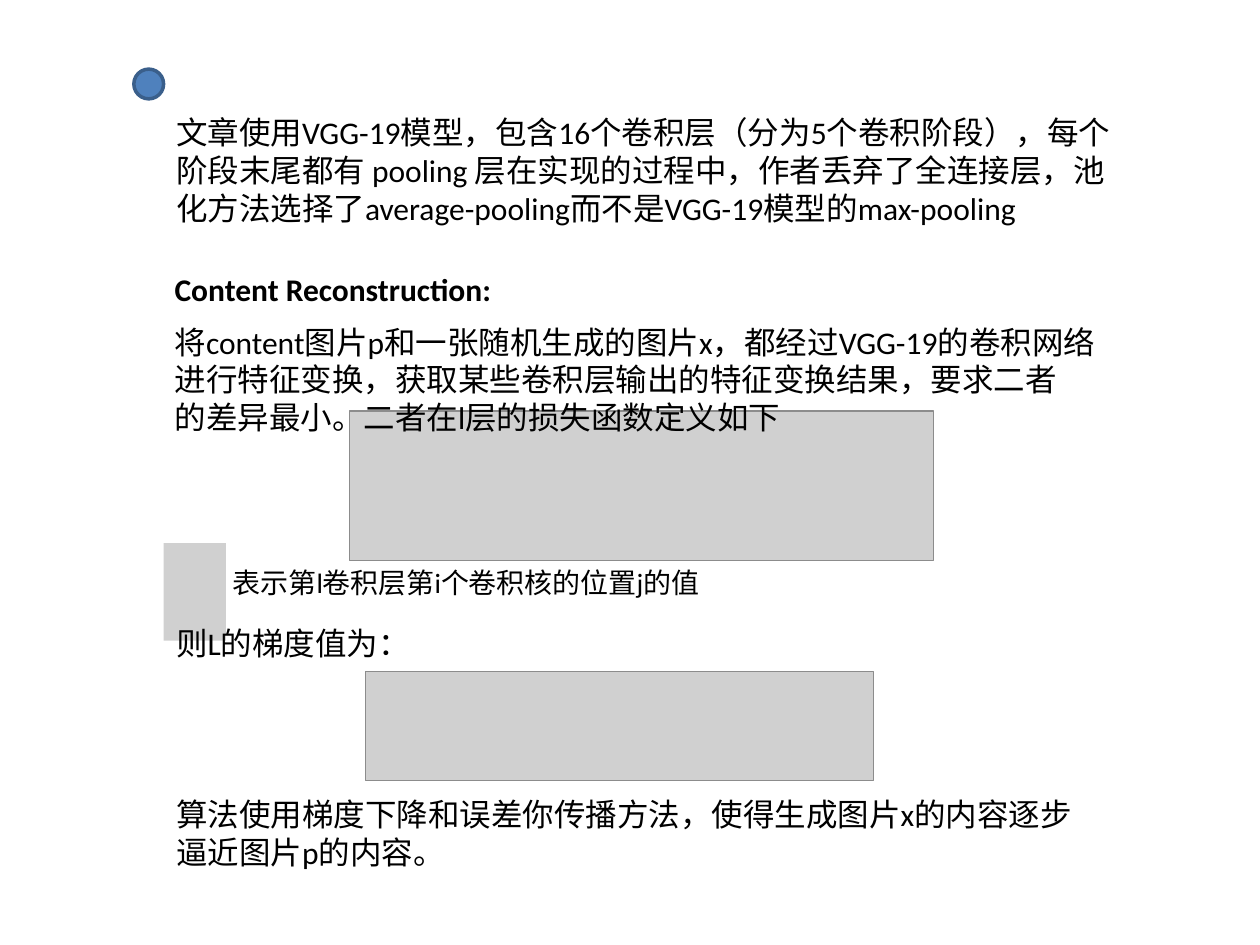
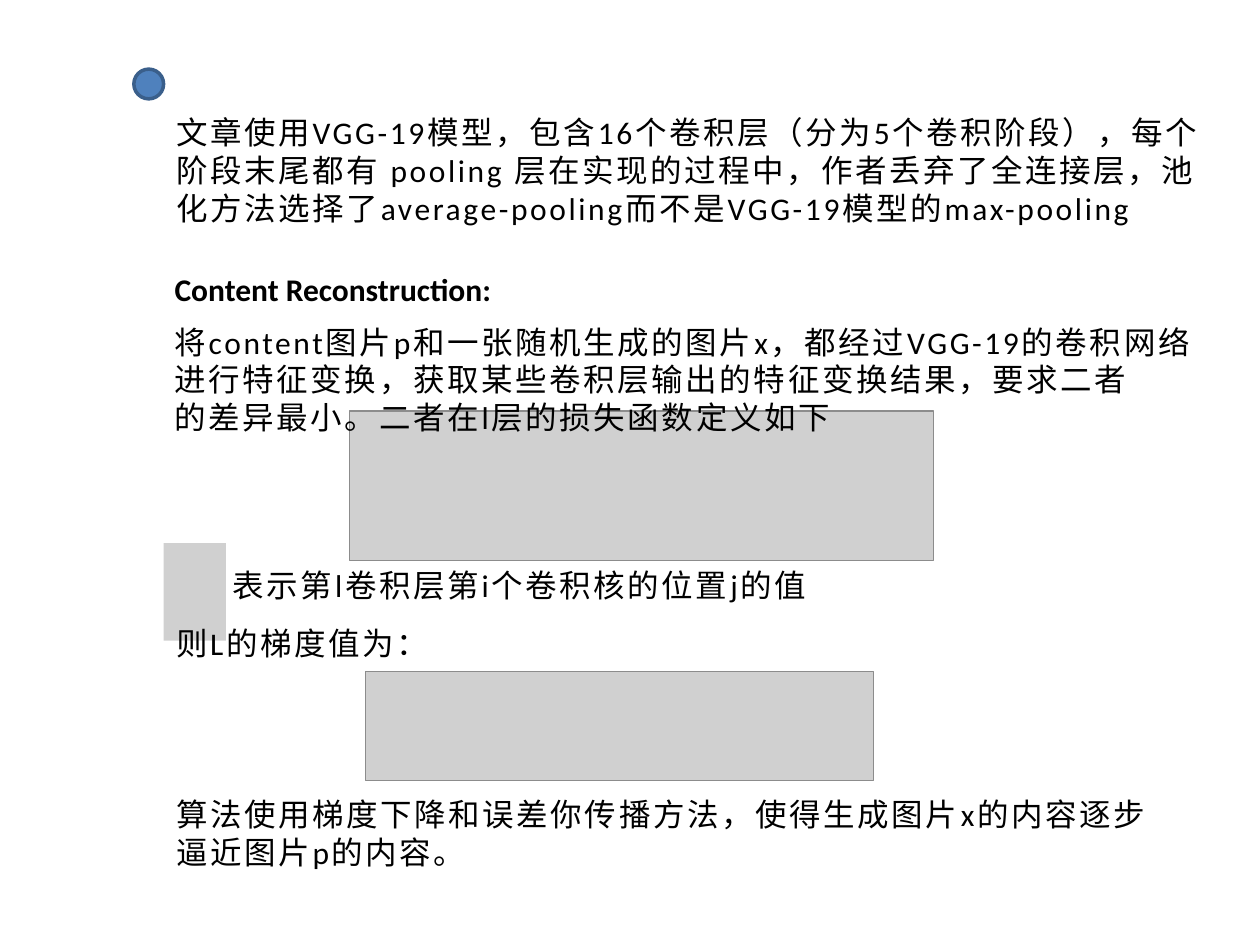
Before and after one commit to xionglong58/github, a slide deck: slide 6 of demo.pptx. Drawn at 1260x945 pixels with LibreOffice and Linux fonts; fonts in the diff are those of the drawing; grey boxes stand for pictures. Boxes give left, top, right and bottom in pixels: in the first picture for what was removed or moved away, otherwise in the second. Text is boxed around its words. In the diff, an @@ line names an element or a change of style, - is before the commit and + after.

```diff
--- a/demo.pptx
+++ b/demo.pptx
@@ letter spacing 0 to 1.5 pt in 4 elements at [176,623,428,658], [176,799,1145,869], [176,117,1197,226], [175,327,1190,438] @@
@@ text "表示第l卷积层第i个卷积核的位置j的值" at [233,570,806,603]: size 16 to 18 pt, letter spacing 0 to 1.5 pt @@
```
Also in this commit, not shown: 3 other slides changed, 1 slide added.
